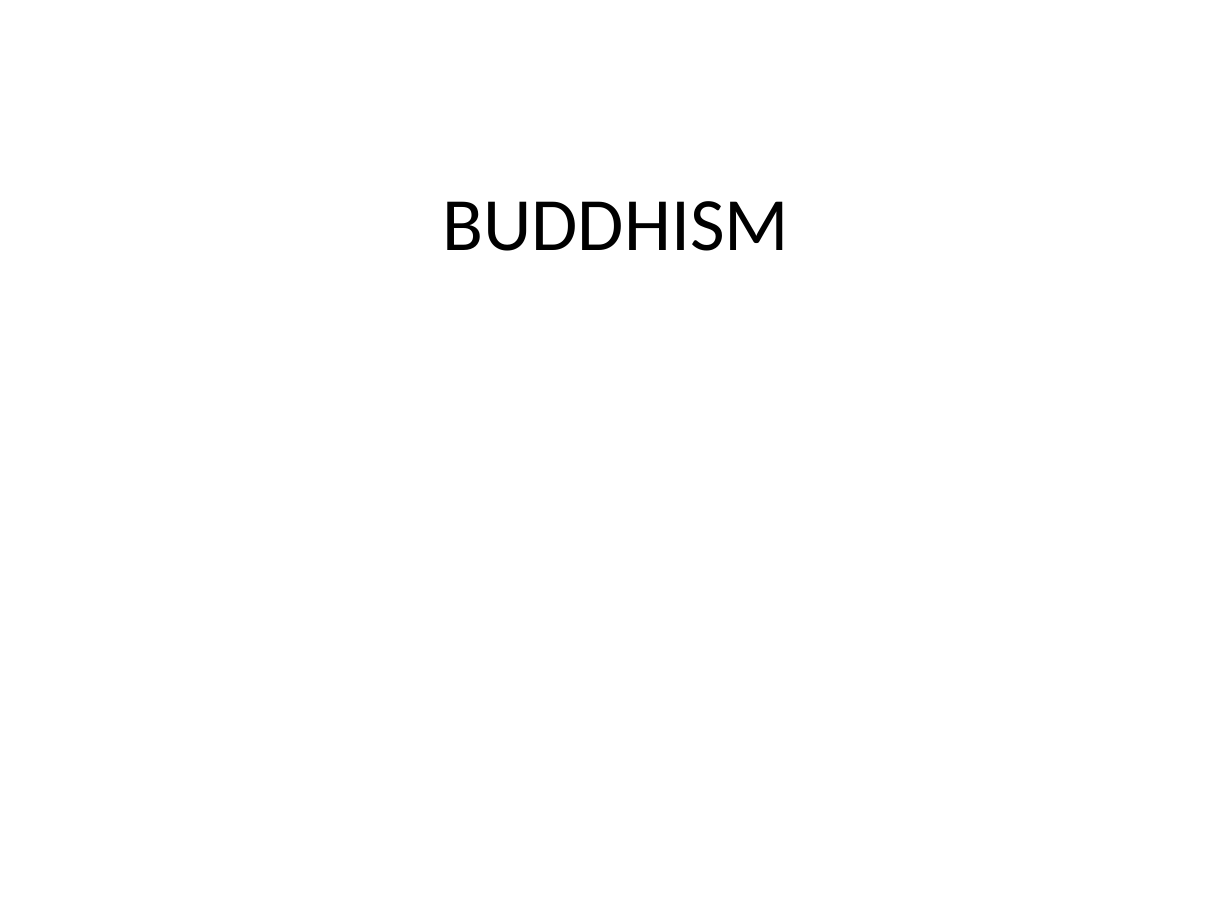
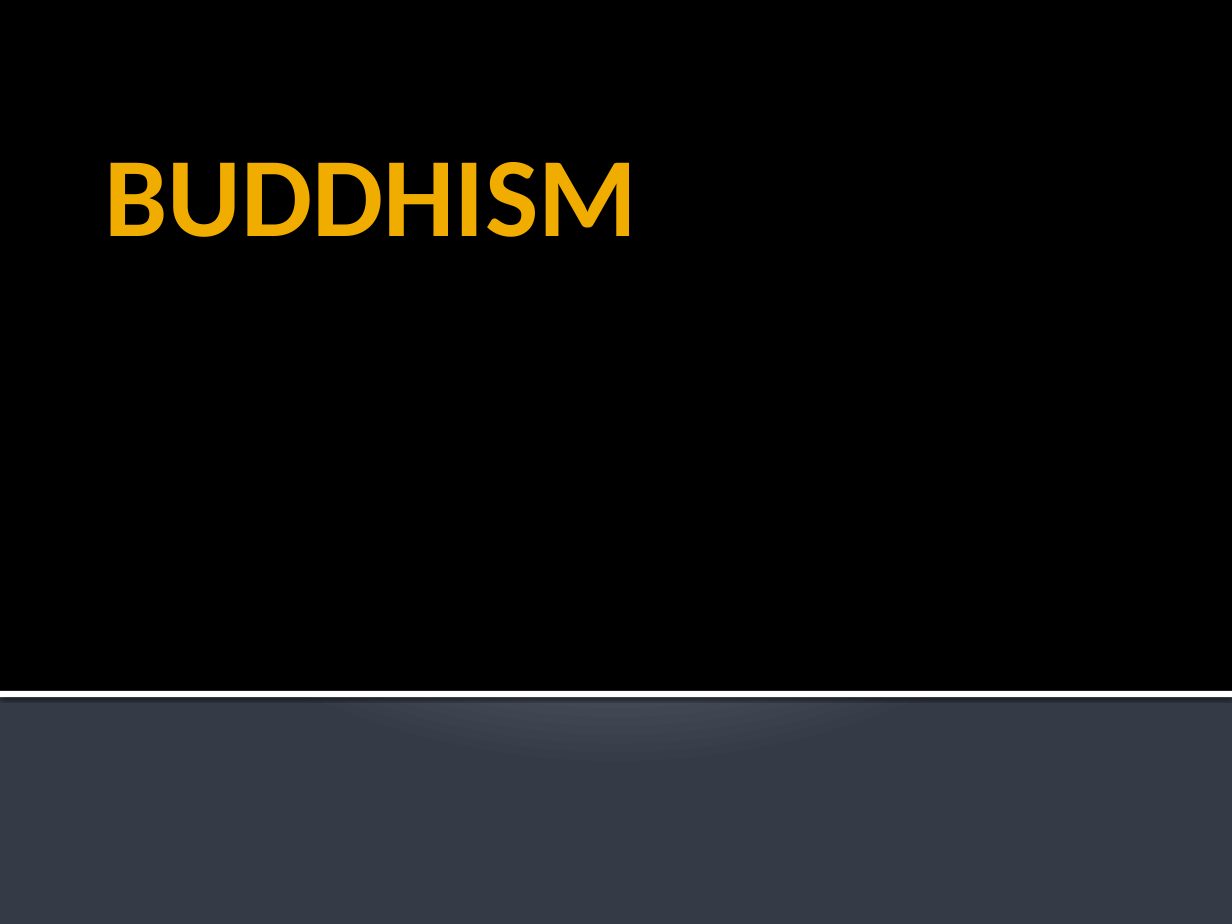
Before and after one commit to Karmap98/rongkup07, a slide deck: slide 1 of BUDDHISM.pptx. Drawn at 1232x924 pixels with LibreOffice and Linux fonts; fonts in the diff are those of the drawing. Boxes give left, top, right and bottom in pixels: in the first picture for what was removed or moved away, otherwise in the second. Text is boxed around its words. In the diff, an @@ line names an element or a change of style, - is before the commit and + after.

```diff
--- a/BUDDHISM.pptx
+++ b/BUDDHISM.pptx
@@ background #FFFFFF to gradient #C1C5D3 to #BFC4D2 to #353B47 @@
@@ rectangle added at (0, 0, 1232, 692), fill #000000 @@
@@ title "BUDDHISM" at (105, 162, 637, 237): size 44 to 66 pt, text colour #000000 to #F0AD00, bold on; alignment centre to left; vertical alignment middle to top @@
@@ rectangle added at (0, 691, 1232, 697), fill #FFFFFF @@
```
Also in this commit, not shown: 3 other slides changed, 3 slides added.
